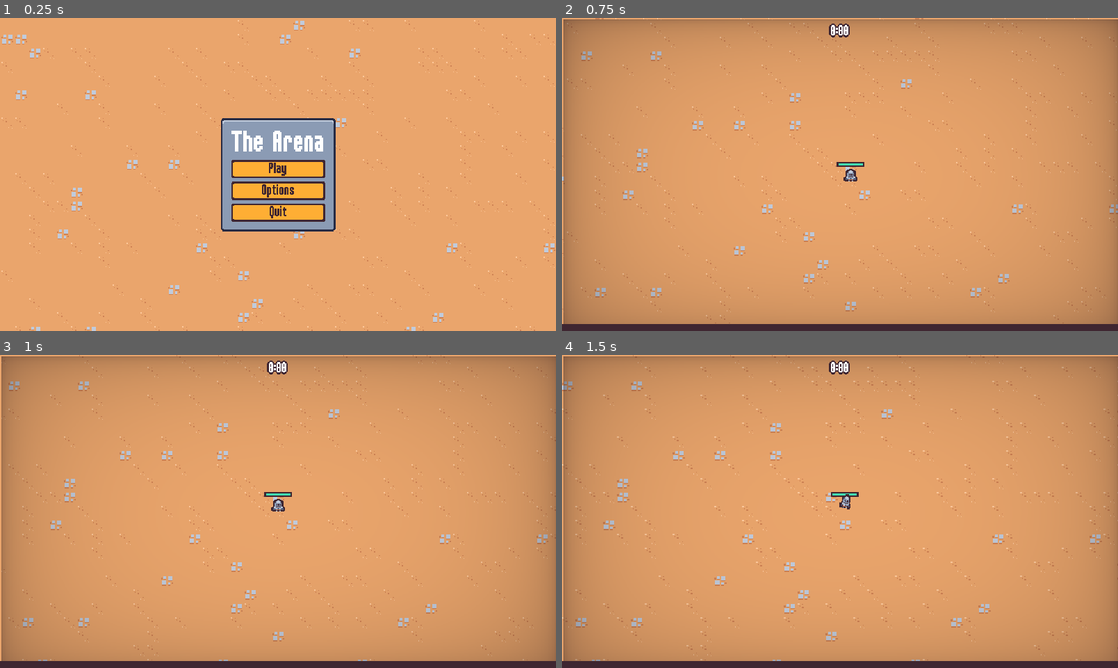
Above: before the commit, frames 1-4 (two rows, left to right).
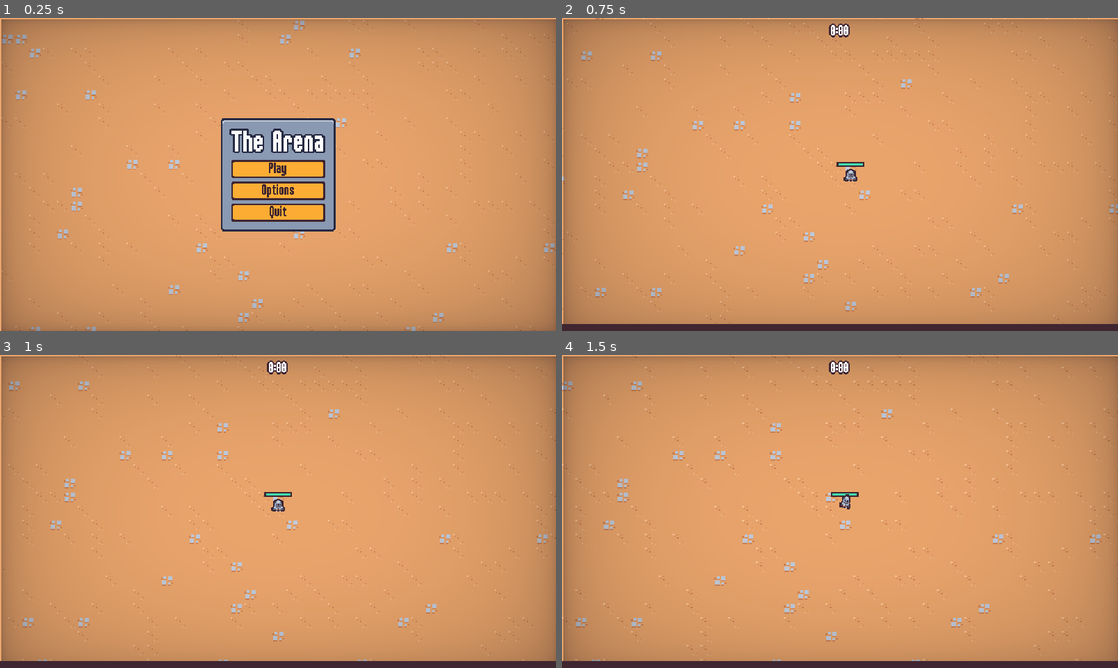
Above: after the commit, the same moments.

Repository: Ian-Ion/2d-survivors-course
Game: Godot game, scene res://scenes/ui/main_menu.tscn
The game is run twice, just before and just after one commit, with the same random seed, the same clock (stepped at 60 frames per second) and the same inputs.
Inputs (mouse positions are in pixels of both pictures, inside the frame that each line leads up to):
- Up to frame 1 (0.25 s): no input
- Up to frame 2 (0.75 s): click "Play" at 0.5 s
- Up to frame 3 (1 s): no input
- Up to frame 4 (1.5 s): tap Enter at 1.25 s; move the mouse to (962, 495) at 1.27 s; press the mouse at (962, 495) at 1.28 s; hold D (move_right) from 1.28 s (still down)

The runs differ from the first frame. In frame 1, 32% of the frame differs, in the area x 0-100%, y 0-100%; in frame 2, nothing differs; in frame 3, nothing differs; in frame 4, nothing differs.

Commit message:
Add styling

Diff:
--- a/resources/theme/theme.tres
+++ b/resources/theme/theme.tres
@@ -41,6 +41,35 @@
 texture_margin_bottom = 3.0
 region_rect = Rect2(4, 20, 8, 8)
 
+[sub_resource type="PlaceholderTexture2D" id="PlaceholderTexture2D_brvgu"]
+size = Vector2(0, 0)
+
+[sub_resource type="PlaceholderTexture2D" id="PlaceholderTexture2D_d3ht7"]
+size = Vector2(0, 0)
+
+[sub_resource type="StyleBoxFlat" id="StyleBoxFlat_0th7o"]
+bg_color = Color(0.458824, 0.890196, 1, 1)
+border_width_left = 2
+border_width_top = 2
+border_width_right = 2
+border_width_bottom = 2
+border_color = Color(0.8, 0.8, 0.8, 0)
+
+[sub_resource type="StyleBoxFlat" id="StyleBoxFlat_sysxp"]
+bg_color = Color(0.458824, 0.890196, 1, 1)
+border_width_left = 2
+border_width_top = 2
+border_width_right = 2
+border_width_bottom = 2
+border_color = Color(0.8, 0.8, 0.8, 0)
+
+[sub_resource type="StyleBoxFlat" id="StyleBoxFlat_mlicm"]
+content_margin_left = 2.0
+content_margin_top = 6.0
+content_margin_right = 2.0
+content_margin_bottom = 6.0
+bg_color = Color(0.247059, 0.14902, 0.192157, 1)
+
 [sub_resource type="StyleBoxTexture" id="StyleBoxTexture_io7tf"]
 texture = ExtResource("1_63y7n")
 texture_margin_left = 4.0
@@ -57,6 +86,12 @@
 default_font_size = 16
 AlternatePanelContainer/base_type = &"PanelContainer"
 AlternatePanelContainer/styles/panel = SubResource("StyleBoxTexture_gyeym")
+BlueOutlineLabel/base_type = &"Label"
+BlueOutlineLabel/colors/font_outline_color = Color(0.14902, 0.168627, 0.266667, 1)
+BlueOutlineLabel/colors/font_shadow_color = Color(0.14902, 0.168627, 0.266667, 1)
+BlueOutlineLabel/constants/outline_size = 8
+BlueOutlineLabel/constants/shadow_offset_x = 0
+BlueOutlineLabel/constants/shadow_offset_y = 0
 Button/colors/font_color = Color(0.247059, 0.14902, 0.192157, 1)
 Button/colors/font_focus_color = Color(0.247059, 0.14902, 0.192157, 1)
 Button/colors/font_hover_color = Color(0.741176, 0.423529, 0.290196, 1)
@@ -65,6 +100,11 @@
 Button/styles/hover = SubResource("StyleBoxTexture_gitd4")
 Button/styles/normal = SubResource("StyleBoxTexture_3yyoh")
 Button/styles/pressed = SubResource("StyleBoxTexture_rfhuk")
+HSlider/icons/grabber = SubResource("PlaceholderTexture2D_brvgu")
+HSlider/icons/grabber_highlight = SubResource("PlaceholderTexture2D_d3ht7")
+HSlider/styles/grabber_area = SubResource("StyleBoxFlat_0th7o")
+HSlider/styles/grabber_area_highlight = SubResource("StyleBoxFlat_sysxp")
+HSlider/styles/slider = SubResource("StyleBoxFlat_mlicm")
 Label/constants/line_spacing = 0
 PanelContainer/styles/panel = SubResource("StyleBoxTexture_io7tf")
 ProgressBar/styles/background = SubResource("StyleBoxFlat_akerc")
--- a/scenes/ui/ability_upgrade_card.tscn
+++ b/scenes/ui/ability_upgrade_card.tscn
@@ -246,8 +246,7 @@
 [node name="NameLabel" type="Label" parent="MarginContainer/VBoxContainer/PanelContainer"]
 unique_name_in_owner = true
 layout_mode = 2
-theme_override_colors/font_outline_color = Color(0.14902, 0.168627, 0.266667, 1)
-theme_override_constants/outline_size = 8
+theme_type_variation = &"BlueOutlineLabel"
 theme_override_font_sizes/font_size = 32
 text = "Test name"
 horizontal_alignment = 1
@@ -257,8 +256,6 @@
 [node name="DescriptionLabel" type="Label" parent="MarginContainer/VBoxContainer"]
 unique_name_in_owner = true
 layout_mode = 2
-theme_override_colors/font_shadow_color = Color(0.14902, 0.168627, 0.266667, 1)
-theme_override_colors/font_outline_color = Color(0.14902, 0.168627, 0.266667, 1)
-theme_override_constants/outline_size = 8
+theme_type_variation = &"BlueOutlineLabel"
 text = "Write some description here"
 autowrap_mode = 2
--- a/scenes/ui/end_screen.tscn
+++ b/scenes/ui/end_screen.tscn
@@ -117,11 +117,7 @@
 [node name="Title" type="Label" parent="MarginContainer/PanelContainer/MarginContainer/VBoxContainer"]
 unique_name_in_owner = true
 layout_mode = 2
-theme_override_colors/font_shadow_color = Color(0.14902, 0.168627, 0.266667, 1)
-theme_override_colors/font_outline_color = Color(0.14902, 0.168627, 0.266667, 1)
-theme_override_constants/shadow_offset_x = 0
-theme_override_constants/shadow_offset_y = 0
-theme_override_constants/outline_size = 8
+theme_type_variation = &"BlueOutlineLabel"
 theme_override_font_sizes/font_size = 32
 text = "Victory"
 horizontal_alignment = 1
@@ -130,11 +126,7 @@
 [node name="Description" type="Label" parent="MarginContainer/PanelContainer/MarginContainer/VBoxContainer"]
 unique_name_in_owner = true
 layout_mode = 2
-theme_override_colors/font_shadow_color = Color(0.14902, 0.168627, 0.266667, 1)
-theme_override_colors/font_outline_color = Color(0.14902, 0.168627, 0.266667, 1)
-theme_override_constants/shadow_offset_x = 0
-theme_override_constants/shadow_offset_y = 0
-theme_override_constants/outline_size = 8
+theme_type_variation = &"BlueOutlineLabel"
 text = "You won!"
 
 [node name="VBoxContainer" type="VBoxContainer" parent="MarginContainer/PanelContainer/MarginContainer/VBoxContainer"]
--- a/scenes/ui/main_menu.tscn
+++ b/scenes/ui/main_menu.tscn
@@ -1,11 +1,15 @@
-[gd_scene load_steps=4 format=4 uid="uid://bfkmm2qt84en6"]
+[gd_scene load_steps=5 format=4 uid="uid://bfkmm2qt84en6"]
 
 [ext_resource type="Script" path="res://scenes/ui/main_menu.gd" id="1_jc3id"]
 [ext_resource type="TileSet" uid="uid://crqs4dsym46lf" path="res://resources/tileset.tres" id="1_sqh2e"]
 [ext_resource type="PackedScene" uid="uid://blrs8jdkx61jy" path="res://scenes/ui/sound_button.tscn" id="2_4up3q"]
+[ext_resource type="PackedScene" uid="uid://d17tbjqaxsksr" path="res://scenes/ui/vignette.tscn" id="2_m8ddm"]
 
 [node name="MainMenu" type="CanvasLayer"]
 script = ExtResource("1_jc3id")
+
+[node name="Vignette" parent="." instance=ExtResource("2_m8ddm")]
+layer = 2
 
 [node name="TileMapLayer" type="TileMapLayer" parent="."]
 use_parent_material = true
@@ -38,6 +42,7 @@
 
 [node name="Label" type="Label" parent="MarginContainer/PanelContainer/MarginContainer/VBoxContainer"]
 layout_mode = 2
+theme_type_variation = &"BlueOutlineLabel"
 theme_override_font_sizes/font_size = 32
 text = "The Arena"
 
--- a/scenes/ui/options_menu.tscn
+++ b/scenes/ui/options_menu.tscn
@@ -1,11 +1,15 @@
-[gd_scene load_steps=4 format=4 uid="uid://c0b13sqvjis6b"]
+[gd_scene load_steps=5 format=4 uid="uid://c0b13sqvjis6b"]
 
 [ext_resource type="Script" path="res://scenes/ui/options_menu.gd" id="1_tj0ui"]
 [ext_resource type="TileSet" uid="uid://crqs4dsym46lf" path="res://resources/tileset.tres" id="2_j8wn0"]
+[ext_resource type="PackedScene" uid="uid://d17tbjqaxsksr" path="res://scenes/ui/vignette.tscn" id="2_mrqfd"]
 [ext_resource type="PackedScene" uid="uid://blrs8jdkx61jy" path="res://scenes/ui/sound_button.tscn" id="3_g5j86"]
 
 [node name="OptionsMenu" type="CanvasLayer"]
 script = ExtResource("1_tj0ui")
+
+[node name="Vignette" parent="." instance=ExtResource("2_mrqfd")]
+layer = 2
 
 [node name="TileMapLayer" type="TileMapLayer" parent="."]
 use_parent_material = true
@@ -41,6 +45,7 @@
 [node name="Label" type="Label" parent="MarginContainer/PanelContainer/MarginContainer/VBoxContainer"]
 layout_mode = 2
 size_flags_horizontal = 4
+theme_type_variation = &"BlueOutlineLabel"
 theme_override_font_sizes/font_size = 32
 text = "Options"
 
@@ -53,6 +58,7 @@
 
 [node name="Label" type="Label" parent="MarginContainer/PanelContainer/MarginContainer/VBoxContainer/VBoxContainer/SfxOptionContainer"]
 layout_mode = 2
+theme_type_variation = &"BlueOutlineLabel"
 text = "SFX Volume"
 
 [node name="SfxSlider" type="HSlider" parent="MarginContainer/PanelContainer/MarginContainer/VBoxContainer/VBoxContainer/SfxOptionContainer"]
@@ -69,6 +75,7 @@
 
 [node name="Label" type="Label" parent="MarginContainer/PanelContainer/MarginContainer/VBoxContainer/VBoxContainer/MusicOptionContainer"]
 layout_mode = 2
+theme_type_variation = &"BlueOutlineLabel"
 text = "Music Volume"
 
 [node name="MusicSlider" type="HSlider" parent="MarginContainer/PanelContainer/MarginContainer/VBoxContainer/VBoxContainer/MusicOptionContainer"]
@@ -85,6 +92,7 @@
 
 [node name="Label" type="Label" parent="MarginContainer/PanelContainer/MarginContainer/VBoxContainer/VBoxContainer/WindowOptionContainer"]
 layout_mode = 2
+theme_type_variation = &"BlueOutlineLabel"
 text = "Window Mode"
 
 [node name="WindowButton" parent="MarginContainer/PanelContainer/MarginContainer/VBoxContainer/VBoxContainer/WindowOptionContainer" instance=ExtResource("3_g5j86")]
Not shown: 1 places in resources/theme/theme.tres that only renumber resources
